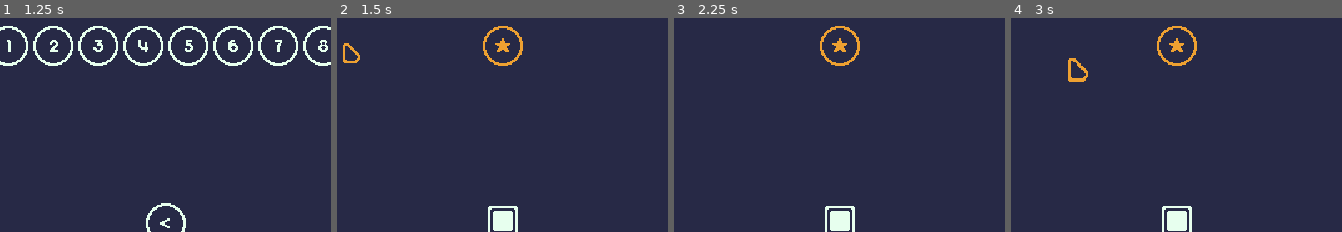
Above: before the commit, frames 1-4 (left to right).
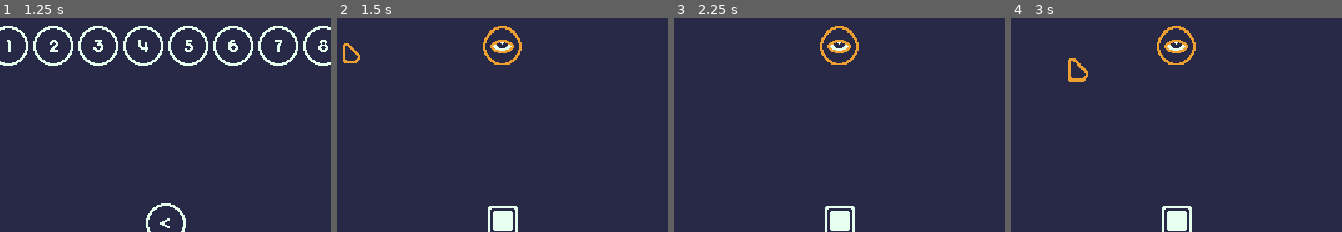
Above: after the commit, the same moments.

Repository: mrbartchak/brackeys-game-jam-2026.1
Game: Godot game, scene res://ui/screens/main_menu.tscn
Two runs of this game, one before a commit and one after it. Both use one fixed random seed, a clock stepped at 60 frames per second and the inputs below.
Inputs (mouse positions are % of the whole screen's width and height, from its top left):
- Up to frame 1 (1.25 s): click (24, 46) at 0.5 s
- Up to frame 2 (1.5 s): click "1" at 1.25 s
- Up to frame 3 (2.25 s): tap Enter at 2 s; move the mouse to (87, 47) at 2.02 s; press the mouse at (87, 47) at 2.03 s
- Up to frame 4 (3 s): tap Space (ui_select) at 2.27, 2.75 s; release the mouse at (87, 47) at 2.75 s; drag from (36, 58) to (60, 53) at 2.77 s
The pictures show only the part of the screen within x 35-85%, y 46-96%; the shares and areas given below are measured in that part.

Frame 1 is identical in both runs. In frame 2, 0.5% of the frame differs, in the area x 44-57%, y 3-23%; in frame 3, 0.5%; in frame 4, 0.5%.

Commit message:
I like this eye thing I got going on

Diff:
--- a/target_zones/target_zone.gd
+++ b/target_zones/target_zone.gd
@@ -6,8 +6,11 @@
 var overlapping_blocks: int = 0
 var is_covered: bool = false
 
-@onready var sprite: Sprite2D = $Sprite
-@onready var sprite_filled: Sprite2D = $SpriteFilled
+@onready var sprite: AnimatedSprite2D = $AnimatedSprite
+@onready var sprite_filled: AnimatedSprite2D = $AnimatedSpriteFilled
+
+func _ready() -> void:
+	_blink_loop()
 
 func score() -> int:
 	self.monitoring = false
@@ -43,3 +46,19 @@
 	else:
 		sprite.show()
 		sprite_filled.hide()
+
+func _blink_loop() -> void:
+	var wait_time: float = randf_range(3.0, 8.0)
+	await get_tree().create_timer(wait_time).timeout
+	_blink()
+	await sprite.animation_finished
+	_idle()
+	_blink_loop()
+
+func _blink() -> void:
+	sprite.play("blink")
+	sprite_filled.play("blink")
+
+func _idle() -> void:
+	sprite.play("default")
+	sprite_filled.play("default")
--- a/target_zones/target_zone.tscn
+++ b/target_zones/target_zone.tscn
@@ -1,24 +1,215 @@
-[gd_scene load_steps=5 format=3 uid="uid://b0j4jkbwjdq3b"]
+[gd_scene load_steps=27 format=3 uid="uid://b0j4jkbwjdq3b"]
 
 [ext_resource type="Texture2D" uid="uid://cbibbahwgjo5b" path="res://target_zones/target_zone.png" id="1_ecbvc"]
 [ext_resource type="Script" uid="uid://brnsoiosvi7l7" path="res://target_zones/target_zone.gd" id="1_tt854"]
 [ext_resource type="Texture2D" uid="uid://jfx4x2ukpqjy" path="res://target_zones/target_zone_filled.png" id="2_w028c"]
+[ext_resource type="Texture2D" uid="uid://clp2skn2idy5k" path="res://target_zones/eye.png" id="4_w8sfv"]
+[ext_resource type="Texture2D" uid="uid://cn7dyvruum2m3" path="res://target_zones/eye_filled.png" id="5_7xbq5"]
 
 [sub_resource type="CircleShape2D" id="CircleShape2D_bi037"]
 radius = 15.5
 
+[sub_resource type="AtlasTexture" id="AtlasTexture_i7udt"]
+atlas = ExtResource("4_w8sfv")
+region = Rect2(0, 0, 31, 31)
+
+[sub_resource type="AtlasTexture" id="AtlasTexture_ibcxf"]
+atlas = ExtResource("4_w8sfv")
+region = Rect2(31, 0, 31, 31)
+
+[sub_resource type="AtlasTexture" id="AtlasTexture_nx55i"]
+atlas = ExtResource("4_w8sfv")
+region = Rect2(62, 0, 31, 31)
+
+[sub_resource type="AtlasTexture" id="AtlasTexture_0fj05"]
+atlas = ExtResource("4_w8sfv")
+region = Rect2(93, 0, 31, 31)
+
+[sub_resource type="AtlasTexture" id="AtlasTexture_fm0pr"]
+atlas = ExtResource("4_w8sfv")
+region = Rect2(0, 0, 31, 31)
+
+[sub_resource type="AtlasTexture" id="AtlasTexture_jkbbb"]
+atlas = ExtResource("4_w8sfv")
+region = Rect2(31, 0, 31, 31)
+
+[sub_resource type="AtlasTexture" id="AtlasTexture_0bit8"]
+atlas = ExtResource("4_w8sfv")
+region = Rect2(62, 0, 31, 31)
+
+[sub_resource type="AtlasTexture" id="AtlasTexture_of1u1"]
+atlas = ExtResource("4_w8sfv")
+region = Rect2(93, 0, 31, 31)
+
+[sub_resource type="AtlasTexture" id="AtlasTexture_ae45w"]
+atlas = ExtResource("4_w8sfv")
+region = Rect2(0, 0, 31, 31)
+
+[sub_resource type="SpriteFrames" id="SpriteFrames_hj2sg"]
+animations = [{
+"frames": [{
+"duration": 1.0,
+"texture": SubResource("AtlasTexture_i7udt")
+}, {
+"duration": 1.0,
+"texture": SubResource("AtlasTexture_ibcxf")
+}, {
+"duration": 1.0,
+"texture": SubResource("AtlasTexture_nx55i")
+}, {
+"duration": 1.0,
+"texture": SubResource("AtlasTexture_0fj05")
+}, {
+"duration": 1.0,
+"texture": SubResource("AtlasTexture_nx55i")
+}, {
+"duration": 1.0,
+"texture": SubResource("AtlasTexture_ibcxf")
+}, {
+"duration": 1.0,
+"texture": SubResource("AtlasTexture_i7udt")
+}],
+"loop": false,
+"name": &"blink",
+"speed": 16.0
+}, {
+"frames": [{
+"duration": 1.0,
+"texture": SubResource("AtlasTexture_fm0pr")
+}, {
+"duration": 1.0,
+"texture": SubResource("AtlasTexture_jkbbb")
+}, {
+"duration": 1.0,
+"texture": SubResource("AtlasTexture_0bit8")
+}, {
+"duration": 1.0,
+"texture": SubResource("AtlasTexture_of1u1")
+}],
+"loop": false,
+"name": &"close",
+"speed": 8.0
+}, {
+"frames": [{
+"duration": 1.0,
+"texture": SubResource("AtlasTexture_ae45w")
+}],
+"loop": false,
+"name": &"default",
+"speed": 5.0
+}]
+
+[sub_resource type="AtlasTexture" id="AtlasTexture_7xbq5"]
+atlas = ExtResource("5_7xbq5")
+region = Rect2(0, 0, 31, 31)
+
+[sub_resource type="AtlasTexture" id="AtlasTexture_gl80h"]
+atlas = ExtResource("5_7xbq5")
+region = Rect2(31, 0, 31, 31)
+
+[sub_resource type="AtlasTexture" id="AtlasTexture_fh5mc"]
+atlas = ExtResource("5_7xbq5")
+region = Rect2(62, 0, 31, 31)
+
+[sub_resource type="AtlasTexture" id="AtlasTexture_l5seg"]
+atlas = ExtResource("5_7xbq5")
+region = Rect2(93, 0, 31, 31)
+
+[sub_resource type="AtlasTexture" id="AtlasTexture_ip7ni"]
+atlas = ExtResource("5_7xbq5")
+region = Rect2(0, 0, 31, 31)
+
+[sub_resource type="AtlasTexture" id="AtlasTexture_4rcmc"]
+atlas = ExtResource("5_7xbq5")
+region = Rect2(31, 0, 31, 31)
+
+[sub_resource type="AtlasTexture" id="AtlasTexture_7w87m"]
+atlas = ExtResource("5_7xbq5")
+region = Rect2(62, 0, 31, 31)
+
+[sub_resource type="AtlasTexture" id="AtlasTexture_vcjld"]
+atlas = ExtResource("5_7xbq5")
+region = Rect2(93, 0, 31, 31)
+
+[sub_resource type="AtlasTexture" id="AtlasTexture_37rpc"]
+atlas = ExtResource("5_7xbq5")
+region = Rect2(0, 0, 31, 31)
+
+[sub_resource type="SpriteFrames" id="SpriteFrames_4rcmc"]
+animations = [{
+"frames": [{
+"duration": 1.0,
+"texture": SubResource("AtlasTexture_7xbq5")
+}, {
+"duration": 1.0,
+"texture": SubResource("AtlasTexture_gl80h")
+}, {
+"duration": 1.0,
+"texture": SubResource("AtlasTexture_fh5mc")
+}, {
+"duration": 1.0,
+"texture": SubResource("AtlasTexture_l5seg")
+}, {
+"duration": 1.0,
+"texture": SubResource("AtlasTexture_fh5mc")
+}, {
+"duration": 1.0,
+"texture": SubResource("AtlasTexture_gl80h")
+}, {
+"duration": 1.0,
+"texture": SubResource("AtlasTexture_7xbq5")
+}],
+"loop": false,
+"name": &"blink",
+"speed": 16.0
+}, {
+"frames": [{
+"duration": 1.0,
+"texture": SubResource("AtlasTexture_ip7ni")
+}, {
+"duration": 1.0,
+"texture": SubResource("AtlasTexture_4rcmc")
+}, {
+"duration": 1.0,
+"texture": SubResource("AtlasTexture_7w87m")
+}, {
+"duration": 1.0,
+"texture": SubResource("AtlasTexture_vcjld")
+}],
+"loop": false,
+"name": &"close",
+"speed": 8.0
+}, {
+"frames": [{
+"duration": 1.0,
+"texture": SubResource("AtlasTexture_37rpc")
+}],
+"loop": false,
+"name": &"default",
+"speed": 5.0
+}]
+
 [node name="TargetZone" type="Area2D"]
 script = ExtResource("1_tt854")
 
+[node name="CollisionShape2D" type="CollisionShape2D" parent="."]
+shape = SubResource("CircleShape2D_bi037")
+
 [node name="Sprite" type="Sprite2D" parent="."]
+visible = false
 texture = ExtResource("1_ecbvc")
 
 [node name="SpriteFilled" type="Sprite2D" parent="."]
 visible = false
 texture = ExtResource("2_w028c")
 
-[node name="CollisionShape2D" type="CollisionShape2D" parent="."]
-shape = SubResource("CircleShape2D_bi037")
+[node name="AnimatedSprite" type="AnimatedSprite2D" parent="."]
+sprite_frames = SubResource("SpriteFrames_hj2sg")
+
+[node name="AnimatedSpriteFilled" type="AnimatedSprite2D" parent="."]
+visible = false
+sprite_frames = SubResource("SpriteFrames_4rcmc")
+animation = &"blink"
 
 [connection signal="area_entered" from="." to="." method="_on_area_entered"]
 [connection signal="area_exited" from="." to="." method="_on_area_exited"]
Binary file added: target_zones/eye.png
Not shown, added: target_zones/eye.png.import
Binary file added: target_zones/eye_filled.png
Not shown, added: target_zones/eye_filled.png.import
